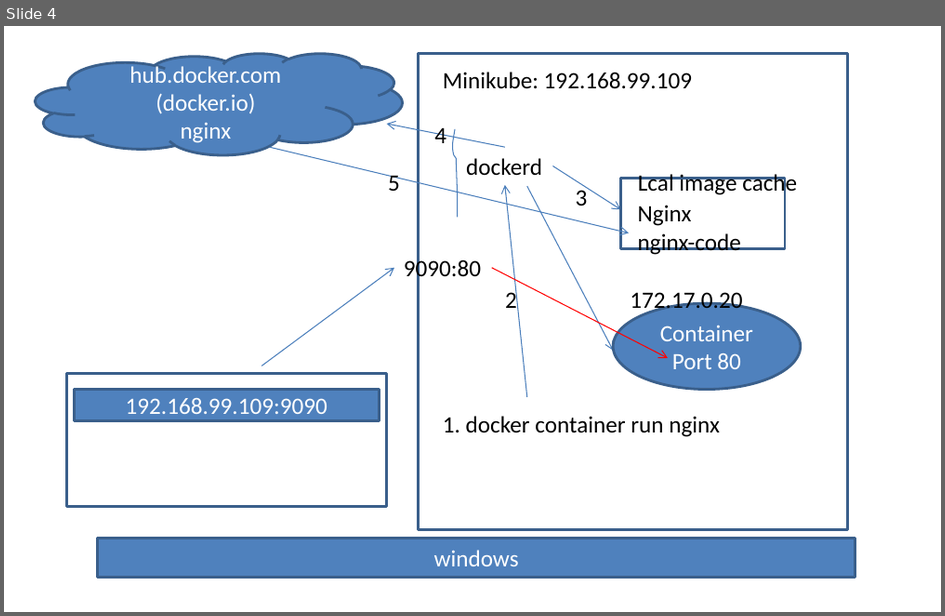
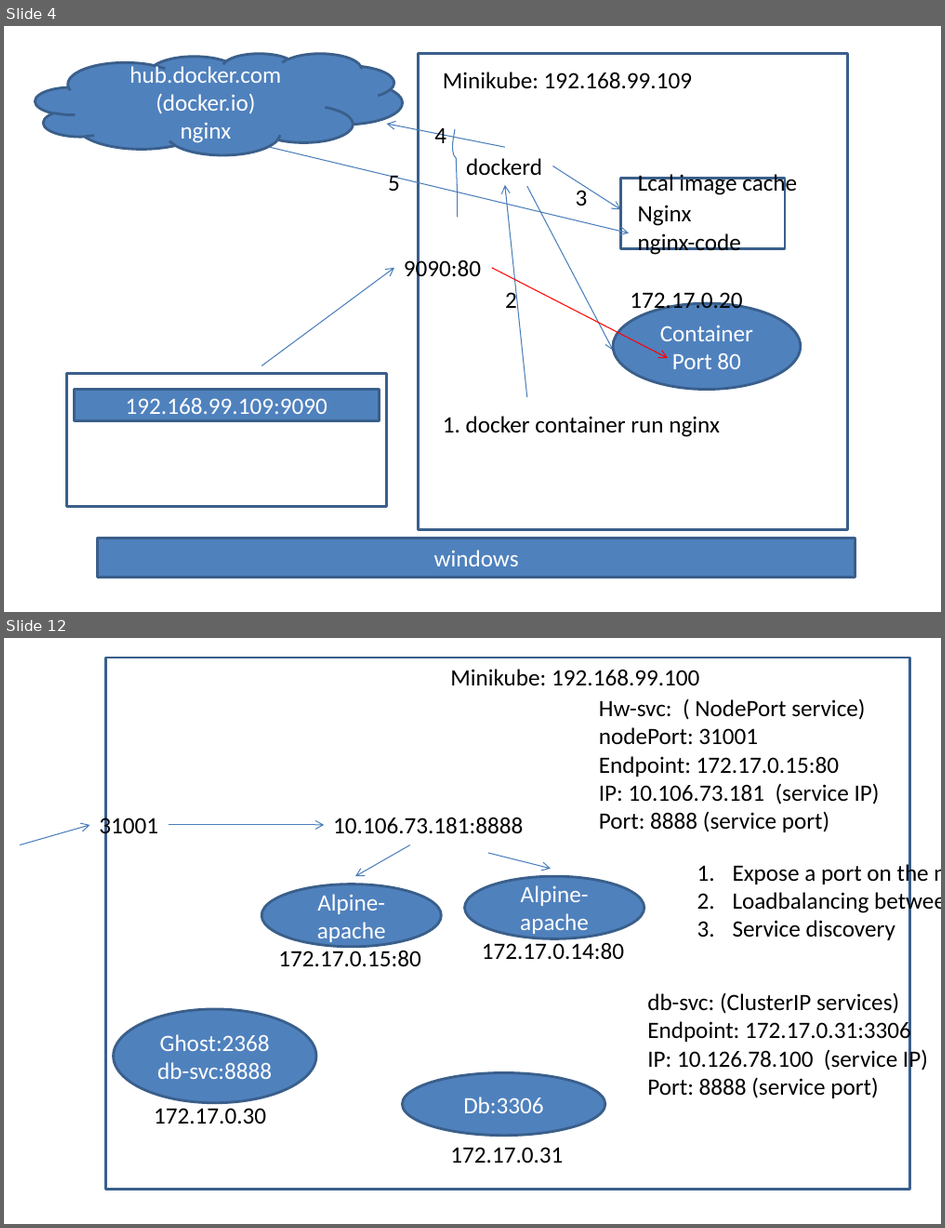
Before and after one commit to AdityaSP/ora-apr8-dock-kube, a slide deck: rough-diag.pptx. Shown one above the other, each under a label of ours: slide 4 before the commit, slides 4 and 12 after it; the slides between them are not shown. The pictures are 945x616 and 945x1228 pixels, drawn with LibreOffice and Linux fonts; fonts in the diff are those of the drawing. Boxes give left, top, right and bottom in pixels: in the first picture for what was removed or moved away, otherwise in the second. Text is boxed around its words. In the diff, an @@ line names an element or a change of style, - is before the commit and + after.

```diff
--- a/rough-diag.pptx
+++ b/rough-diag.pptx
@@ slide 12 added at [4,638,941,1224], background #FFFFFF @@
@@ rectangle added at [105,658,910,1189], outline #3A5F8C 2 pt @@
@@ text added at [450,669,700,686], 18 pt, text #000000 @@
+Minikube: 192.168.99.100
@@ text added at [599,699,880,832], 18 pt, text #000000 @@
+Hw-svc: ( NodePort service)
+nodePort: 31001
+Endpoint: 172.17.0.15:80
+IP: 10.106.73.181 (service IP)
+Port: 8888 (service port)
@@ arrow added from (20, 845) to (90, 825), #4B7EBC 0.75 pt @@
@@ text added at [99,815,158,840], 18 pt, text #000000 @@
+31001
@@ arrow added from (169, 825) to (325, 825), #4B7EBC 0.75 pt @@
@@ text added at [333,817,523,834], 18 pt, text #000000 @@
+10.106.73.181:8888
@@ arrow added from (409, 845) to (356, 876), #4B7EBC 0.75 pt @@
@@ arrow added from (489, 853) to (551, 869), #4B7EBC 0.75 pt @@
@@ ellipse added at [262,884,442,947], fill #4F81BD, outline #3A5F8C 2 pt, 18 pt, text #FFFFFF @@
+Alpine-apache
@@ ellipse added at [465,876,645,939], fill #4F81BD, outline #3A5F8C 2 pt, 18 pt, text #FFFFFF @@
+Alpine-apache
@@ text added at [733,861,929,940], 18 pt, text #000000 @@
+1. Expose a port on the node
+2. Loadbalancing between pods
+3. Service discovery
@@ text added at [482,939,624,959], 18 pt, text #000000 @@
+172.17.0.14:80
@@ text added at [278,950,421,967], 18 pt, text #000000 @@
+172.17.0.15:80
@@ text added at [648,992,928,1098], 18 pt, text #000000 @@
+db-svc: (ClusterIP services)
+Endpoint: 172.17.0.31:3306
+IP: 10.126.78.100 (service IP)
+Port: 8888 (service port)
@@ ellipse added at [114,1009,317,1103], fill #4F81BD, outline #3A5F8C 2 pt, 18 pt, text #FFFFFF @@
+Ghost:2368
+db-svc:8888
@@ ellipse added at [402,1073,606,1136], fill #4F81BD, outline #3A5F8C 2 pt, 18 pt, text #FFFFFF @@
+Db:3306
@@ text added at [154,1108,266,1123], 18 pt, text #000000 @@
+172.17.0.30
@@ text added at [450,1147,563,1163], 18 pt, text #000000 @@
+172.17.0.31
```
Also in this commit, not shown: 11 other slides added.
